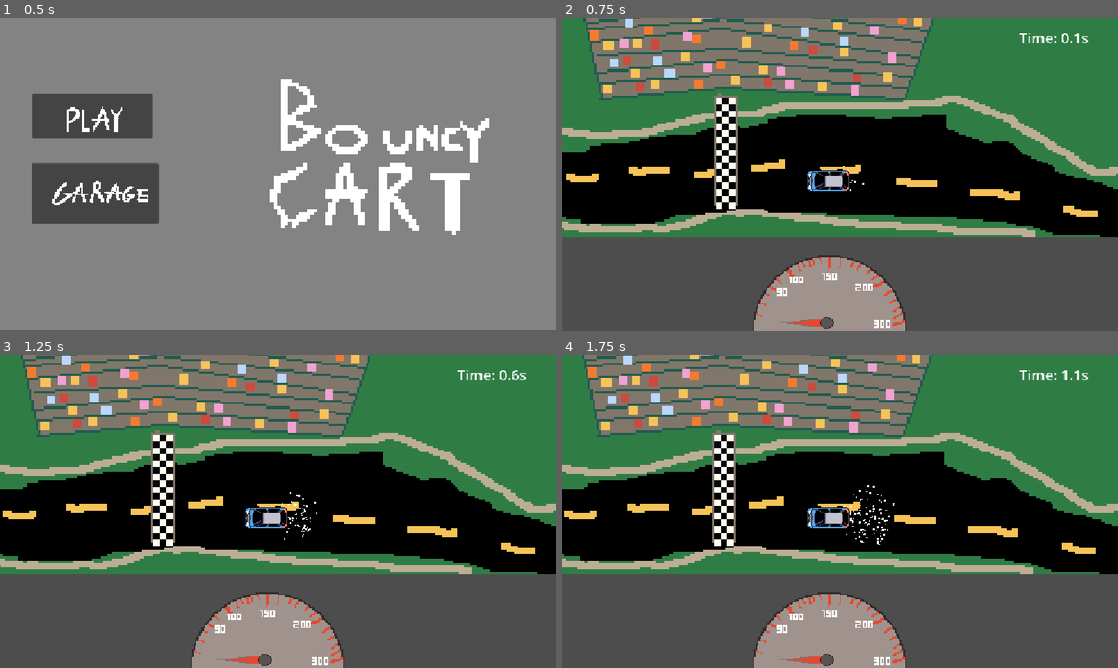
Above: before the commit, frames 1-4 (two rows, left to right).
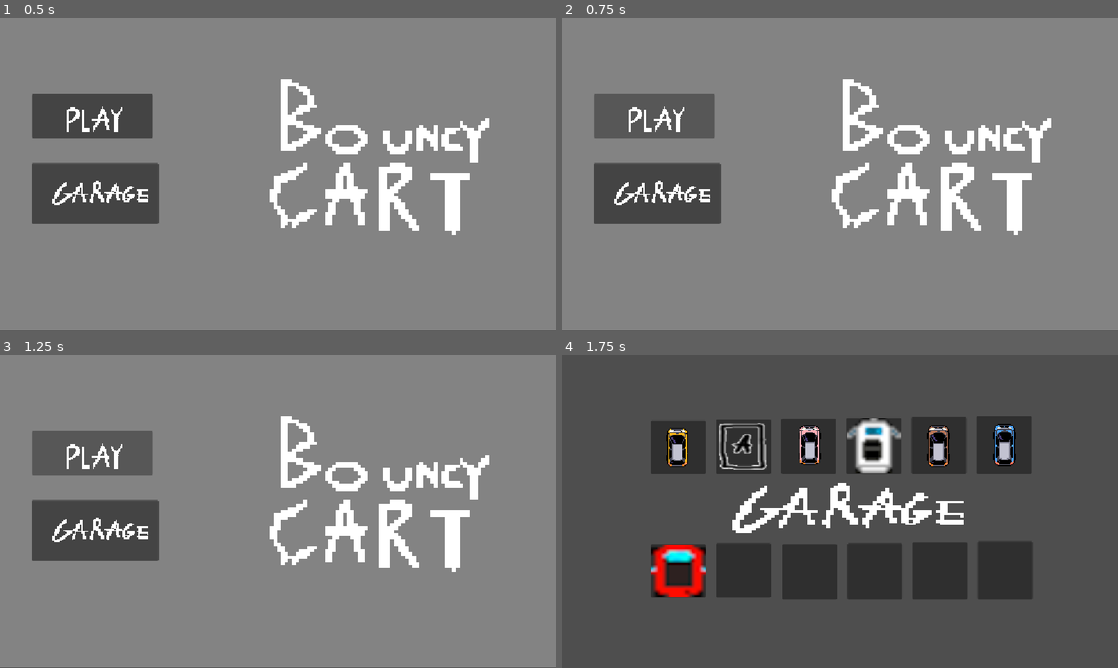
Above: after the commit, the same moments.

Repository: siryanni/bouncy-racing
Game: Godot game, scene res://MainMenu.tscn
The game is run twice, just before and just after one commit, with the same random seed, the same clock (stepped at 60 frames per second) and the same inputs.
Inputs (mouse positions are in pixels of both pictures, inside the frame that each line leads up to):
- Up to frame 1 (0.5 s): no input
- Up to frame 2 (0.75 s): click (656, 115) at 0.52 s
- Up to frame 3 (1.25 s): no input
- Up to frame 4 (1.75 s): click (656, 530) at 1.27 s

Frame 1 is identical in both runs. In frame 2, 100% of the frame differs, in the area x 0-100%, y 0-100%; in frame 3, 100%; in frame 4, 79%.
Error after the commit: Parse Error: Expected indented block after function declaration. (res://button.gd:12)

Commit message:
Something

Diff:
--- a/MainMenu.tscn
+++ b/MainMenu.tscn
@@ -20,7 +20,7 @@
 offset_bottom = 646.0
 color = Color(0.5132329, 0.5132329, 0.5132329, 1)
 
-[node name="Button" type="Button" parent="ColorRect" unique_id=1246941618]
+[node name="play_button" type="Button" parent="ColorRect" unique_id=1246941618]
 layout_mode = 1
 anchors_preset = -1
 offset_left = 67.0
@@ -34,7 +34,7 @@
 scale = Vector2(2.1875002, 2.375)
 texture = ExtResource("1_h7a2f")
 
-[node name="Button2" type="Button" parent="ColorRect" unique_id=1008535469]
+[node name="garage" type="Button" parent="ColorRect" unique_id=1008535469]
 layout_mode = 0
 offset_left = 66.0
 offset_top = 301.0
@@ -52,4 +52,5 @@
 scale = Vector2(7.546875, 6.7031255)
 texture = ExtResource("3_iwfq2")
 
-[connection signal="pressed" from="ColorRect/Button" to="ColorRect/Button" method="_on_pressed"]
+[connection signal="pressed" from="ColorRect/play_button" to="ColorRect/play_button" method="_on_pressed"]
+[connection signal="pressed" from="ColorRect/garage" to="ColorRect/garage" method="_on_pressed"]
--- a/button.gd
+++ b/button.gd
@@ -1,5 +1,4 @@
 extends Button
-
 
 # Called when the node enters the scene tree for the first time.
 func _ready() -> void:
@@ -10,6 +9,4 @@
 func _process(delta: float) -> void:
 	pass
 
-
 func _on_pressed() -> void:
-	get_tree().change_scene_to_file("res://scene.tscn")
--- a/button_2.gd
+++ b/button_2.gd
@@ -9,3 +9,7 @@
 # Called every frame. 'delta' is the elapsed time since the previous frame.
 func _process(delta: float) -> void:
 	pass
+
+
+func _on_pressed() -> void:
+	get_tree().change_scene_to_file("res://garage.tscn")
--- a/character_body_2d.gd
+++ b/character_body_2d.gd
@@ -1,5 +1,17 @@
 extends CharacterBody2D
+class_name main
+@onready var carTextures = [
+	preload("res://auto_gelb.png"),
+	preload("res://assets/Car.png"),
+	preload("res://auto_lila.png"),
+	preload("res://assets/bmw.png"),
+	preload("res://auto_braun.png"),
+	preload("res://car-sprite.png"),
+	preload("res://assets/mazdamx1995na.png")
+]
+
 @onready var timerLabel = $"../CanvasLayer/Timer"
+@onready var Car = $"."
 @onready var speedometerLabel = $"../CanvasLayer/speedometer"
 @onready var speedometerNeedle = $"../CanvasLayer/speedometeNeedleSprite"
 @onready var resetTime=0;
@@ -77,3 +89,6 @@
 func _on_goal_area_area_entered(area: Area2D) -> void:#goal
 	resetTime=getTimeMs();
 	print("goal reached")
+
+func UpdateCarTexture(index: int)-> void:
+		Car.texture = carTextures[index]
--- a/garage.tscn
+++ b/garage.tscn
@@ -1,6 +1,14 @@
 [gd_scene format=3 uid="uid://dcbxtemuu3e6"]
 
-[ext_resource type="Texture2D" uid="uid://b4nodg4cvswlk" path="res://bouncy-racing-main/assets/garage.png" id="1_4ejyg"]
+[ext_resource type="Texture2D" uid="uid://ymf7pij1baqm" path="res://auto_lila.png" id="1_0jmjn"]
+[ext_resource type="Texture2D" uid="uid://dgccdpcgjvleq" path="res://car-sprite.png" id="1_3s08j"]
+[ext_resource type="Texture2D" uid="uid://b4nodg4cvswlk" path="res://assets/garage.png" id="1_4ejyg"]
+[ext_resource type="Script" uid="uid://djq6mijg2echf" path="res://button.gd" id="1_p2t0x"]
+[ext_resource type="Texture2D" uid="uid://ctfvi2hlageb2" path="res://Car.png" id="2_jvn2w"]
+[ext_resource type="Texture2D" uid="uid://t1wg0yn7ng6c" path="res://auto_braun.png" id="2_qfkxd"]
+[ext_resource type="Texture2D" uid="uid://ylq0k5fbxs5i" path="res://assets/bmw.png" id="3_8g4m6"]
+[ext_resource type="Texture2D" uid="uid://put23tehth70" path="res://auto_gelb.png" id="4_chw17"]
+[ext_resource type="Texture2D" uid="uid://sscldcfp43cu" path="res://assets/mazdamx1995na.png" id="7_p2t0x"]
 
 [node name="Control" type="Control" unique_id=73484604]
 layout_mode = 3
@@ -16,90 +24,128 @@
 offset_bottom = 647.0
 color = Color(0.30692267, 0.3069227, 0.3069227, 1)
 
-[node name="Button" type="Button" parent="ColorRect" unique_id=1159516503]
+[node name="1" type="Button" parent="ColorRect" unique_id=1159516503]
 layout_mode = 0
 offset_left = 184.0
 offset_top = 136.0
 offset_right = 298.0
 offset_bottom = 246.0
+script = ExtResource("1_p2t0x")
 
-[node name="Button" type="Button" parent="ColorRect/Button" unique_id=785209948]
+[node name="2" type="Button" parent="ColorRect/1" unique_id=785209948]
 layout_mode = 0
 offset_left = 135.0
 offset_top = -2.0
 offset_right = 249.0
 offset_bottom = 110.0
 
-[node name="Button" type="Button" parent="ColorRect/Button/Button" unique_id=1389325118]
+[node name="3" type="Button" parent="ColorRect/1/2" unique_id=1389325118]
 layout_mode = 0
 offset_left = 135.0
 offset_top = -2.0
 offset_right = 249.0
 offset_bottom = 112.0
 
-[node name="Button" type="Button" parent="ColorRect/Button/Button/Button" unique_id=414356206]
+[node name="4" type="Button" parent="ColorRect/1/2/3" unique_id=414356206]
 layout_mode = 0
 offset_left = 135.0
 offset_top = -2.0
 offset_right = 249.0
 offset_bottom = 114.0
 
-[node name="Button" type="Button" parent="ColorRect/Button/Button/Button/Button" unique_id=1067415931]
+[node name="5" type="Button" parent="ColorRect/1/2/3/4" unique_id=1067415931]
 layout_mode = 0
 offset_left = 135.0
 offset_top = -2.0
 offset_right = 249.0
 offset_bottom = 116.0
 
-[node name="Button" type="Button" parent="ColorRect/Button/Button/Button/Button/Button" unique_id=1813679578]
+[node name="6" type="Button" parent="ColorRect/1/2/3/4/5" unique_id=1813679578]
 layout_mode = 0
 offset_left = 135.0
 offset_top = -2.0
 offset_right = 249.0
 offset_bottom = 118.0
 
-[node name="Button2" type="Button" parent="ColorRect/Button" unique_id=1779899127]
+[node name="default" type="Sprite2D" parent="ColorRect/1/2/3/4/5/6" unique_id=934335422]
+position = Vector2(65.00001, 66.99999)
+scale = Vector2(0.110351525, 0.114257805)
+texture = ExtResource("1_3s08j")
+
+[node name="brown" type="Sprite2D" parent="ColorRect/1/2/3/4/5" unique_id=129426154]
+position = Vector2(63.000023, 67.00001)
+scale = Vector2(0.11376952, 0.11425783)
+texture = ExtResource("2_qfkxd")
+
+[node name="bmw" type="Sprite2D" parent="ColorRect/1/2/3/4" unique_id=880633741]
+position = Vector2(56.999977, 57.749992)
+scale = Vector2(0.26923078, 0.15226065)
+texture = ExtResource("3_8g4m6")
+
+[node name="lila" type="Sprite2D" parent="ColorRect/1/2/3" unique_id=668535802]
+position = Vector2(66.00001, 61)
+scale = Vector2(0.10839845, 0.10937502)
+texture = ExtResource("1_0jmjn")
+
+[node name="car" type="Sprite2D" parent="ColorRect/1/2" unique_id=513992426]
+position = Vector2(56, 55)
+scale = Vector2(0.24038461, 0.12832446)
+texture = ExtResource("2_jvn2w")
+
+[node name="7" type="Button" parent="ColorRect/1" unique_id=1779899127]
 layout_mode = 0
 offset_top = 256.0
 offset_right = 114.0
 offset_bottom = 366.0
 
-[node name="Button" type="Button" parent="ColorRect/Button/Button2" unique_id=68509297]
+[node name="Button" type="Button" parent="ColorRect/1/7" unique_id=68509297]
 layout_mode = 0
 offset_left = 135.0
 offset_top = -2.0
 offset_right = 249.0
 offset_bottom = 110.0
 
-[node name="Button" type="Button" parent="ColorRect/Button/Button2/Button" unique_id=1921579826]
+[node name="Button" type="Button" parent="ColorRect/1/7/Button" unique_id=1921579826]
 layout_mode = 0
 offset_left = 137.0
 offset_top = 2.0
 offset_right = 251.0
 offset_bottom = 116.0
 
-[node name="Button" type="Button" parent="ColorRect/Button/Button2/Button/Button" unique_id=153048049]
+[node name="Button" type="Button" parent="ColorRect/1/7/Button/Button" unique_id=153048049]
 layout_mode = 0
 offset_left = 135.0
 offset_top = -2.0
 offset_right = 249.0
 offset_bottom = 114.0
 
-[node name="Button" type="Button" parent="ColorRect/Button/Button2/Button/Button/Button" unique_id=1754172231]
+[node name="Button" type="Button" parent="ColorRect/1/7/Button/Button/Button" unique_id=1754172231]
 layout_mode = 0
 offset_left = 135.0
 offset_top = -2.0
 offset_right = 249.0
 offset_bottom = 116.0
 
-[node name="Button" type="Button" parent="ColorRect/Button/Button2/Button/Button/Button/Button" unique_id=129197454]
+[node name="Button" type="Button" parent="ColorRect/1/7/Button/Button/Button/Button" unique_id=129197454]
 layout_mode = 0
 offset_left = 135.0
 offset_top = -2.0
 offset_right = 249.0
 offset_bottom = 118.0
 
-[node name="Garage" type="Sprite2D" parent="ColorRect/Button" unique_id=588224023]
+[node name="miata" type="Sprite2D" parent="ColorRect/1/7" unique_id=869627009]
+position = Vector2(58, 54.75)
+scale = Vector2(0.27524036, 0.14428191)
+texture = ExtResource("7_p2t0x")
+
+[node name="Garage" type="Sprite2D" parent="ColorRect/1" unique_id=588224023]
 position = Vector2(388.00003, 195.99997)
 scale = Vector2(8.125, 5.1249995)
 texture = ExtResource("1_4ejyg")
+
+[node name="yallow" type="Sprite2D" parent="ColorRect/1" unique_id=498564639]
+position = Vector2(62, 61.00001)
+scale = Vector2(0.111328155, 0.10644531)
+texture = ExtResource("4_chw17")
+
+[connection signal="pressed" from="ColorRect/1" to="ColorRect/1" method="_on_pressed"]
--- /dev/null
+++ b/global.gd
@@ -0,0 +1,3 @@
+extends Node
+
+var carTextureIndex = 0
--- a/project.godot
+++ b/project.godot
@@ -14,6 +14,10 @@
 run/main_scene="uid://b3y6qrhihemhu"
 config/features=PackedStringArray("4.7", "GL Compatibility")
 config/icon="res://icon.svg"
+
+[autoload]
+
+Global="*uid://5ah7t1nusvly"
 
 [display]
 
Binary file changed: Car.png
Not shown, changed: Car.png.import
Not shown, added: global.gd.uid
